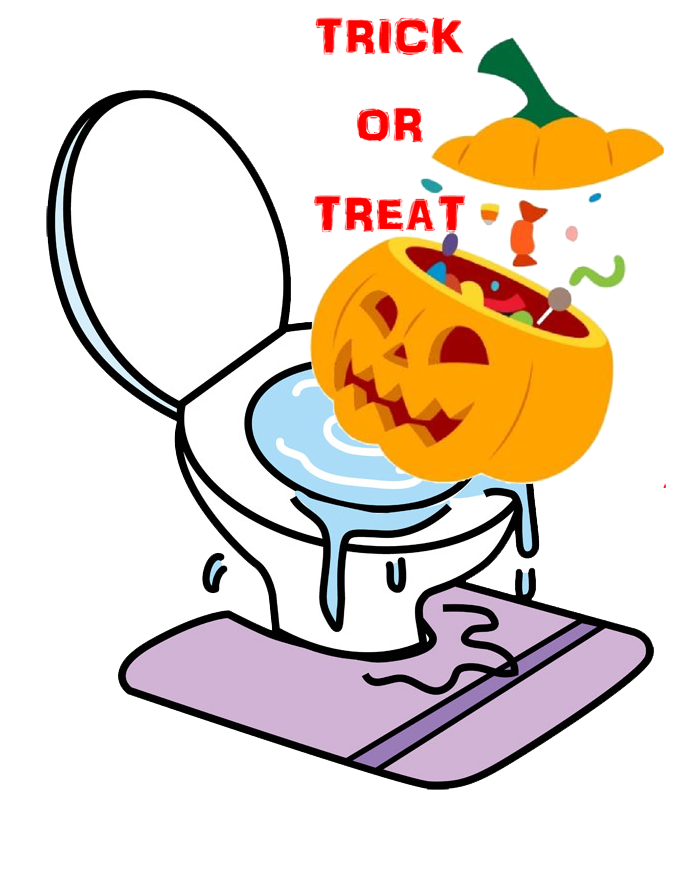
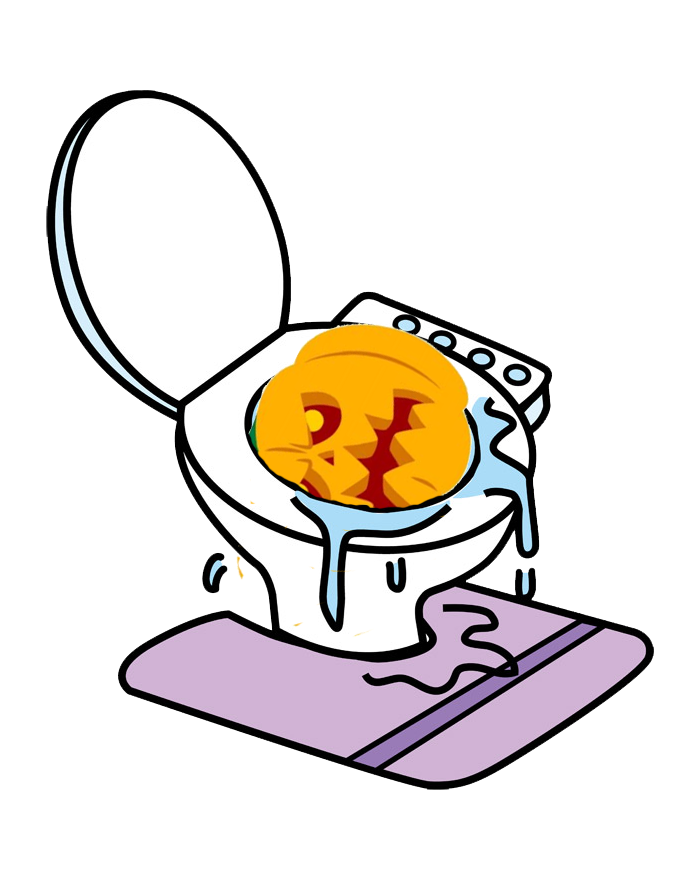
Revision of a layered 700×880 image; what changed, layer by layer:
added layer "レイヤー 8" above "レイヤー 7" over [236, 319, 473, 637]
hid "レイヤー 7" over [308, 17, 666, 488]
